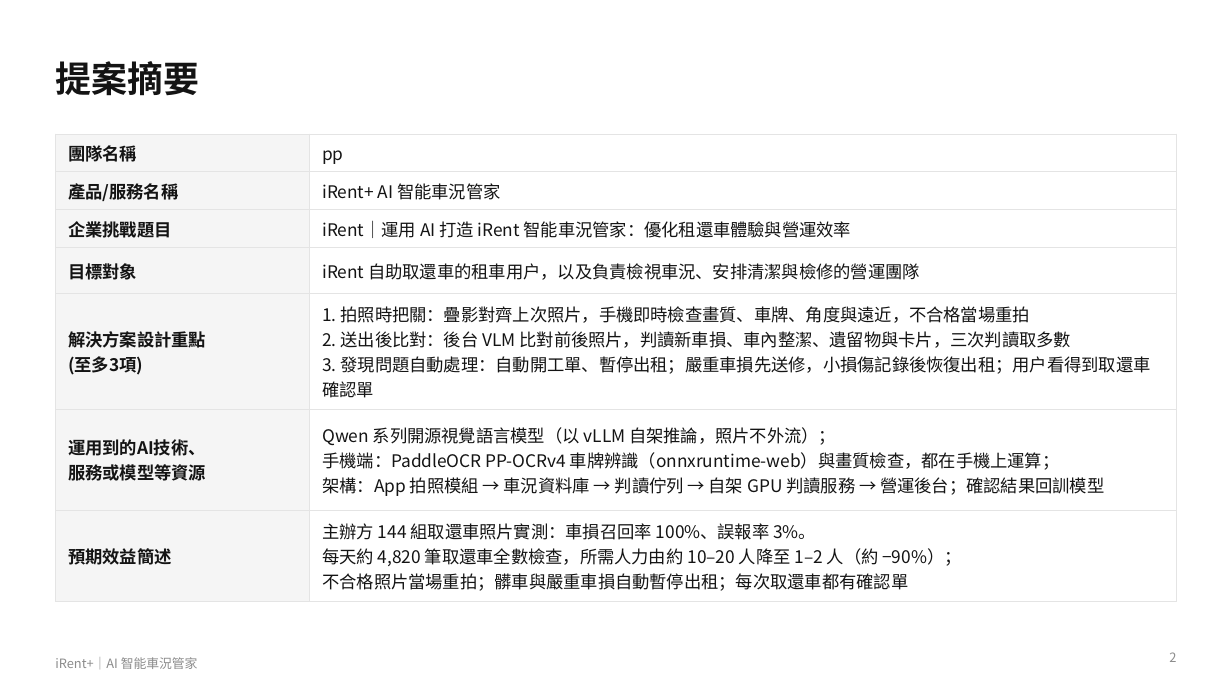
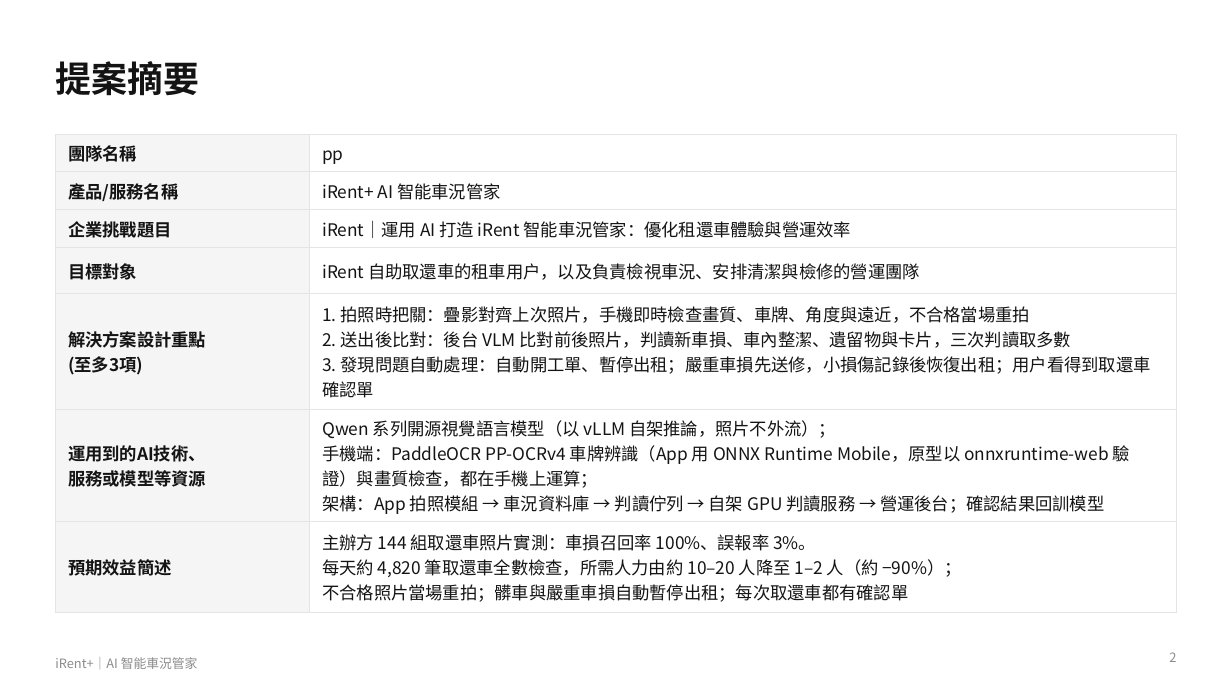
Before and after one commit to Allenwang2004/irent, a slide deck: slide 2 of deck/iRent+_解決方案.pptx. Drawn at 1232x693 pixels with LibreOffice and Linux fonts; fonts in the diff are those of the drawing. Boxes give left, top, right and bottom in pixels: in the first picture for what was removed or moved away, otherwise in the second. Text is boxed around its words. In the diff, an @@ line names an element or a change of style, - is before the commit and + after.

```diff
--- a/deck/iRent+_解決方案.pptx
+++ b/deck/iRent+_解決方案.pptx
@@ table at box(55, 134, 1177, 606) @@
-row 6, column 2: Qwen 系列開源視覺語言模型（以 vLLM 自架推論，照片不外流）； / 手機端：PaddleOCR PP-OCRv4 車牌辨識（onnxruntime-web）與畫質檢查，都在手機上運算； / 架構：App 拍照模組 → 車況資料庫 → 判讀佇列 → 自架 GPU 判讀服務 → 營運後台；確認結果回訓模型
+row 6, column 2: Qwen 系列開源視覺語言模型（以 vLLM 自架推論，照片不外流）； / 手機端：PaddleOCR PP-OCRv4 車牌辨識（App 用 ONNX Runtime Mobile，原型以 onnxruntime-web 驗證）與畫質檢查，都在手機上運算； / 架構：App 拍照模組 → 車況資料庫 → 判讀佇列 → 自架 GPU 判讀服務 → 營運後台；確認結果回訓模型
```
Also in this commit, not shown: 1 other slide changed, 2 other files.
